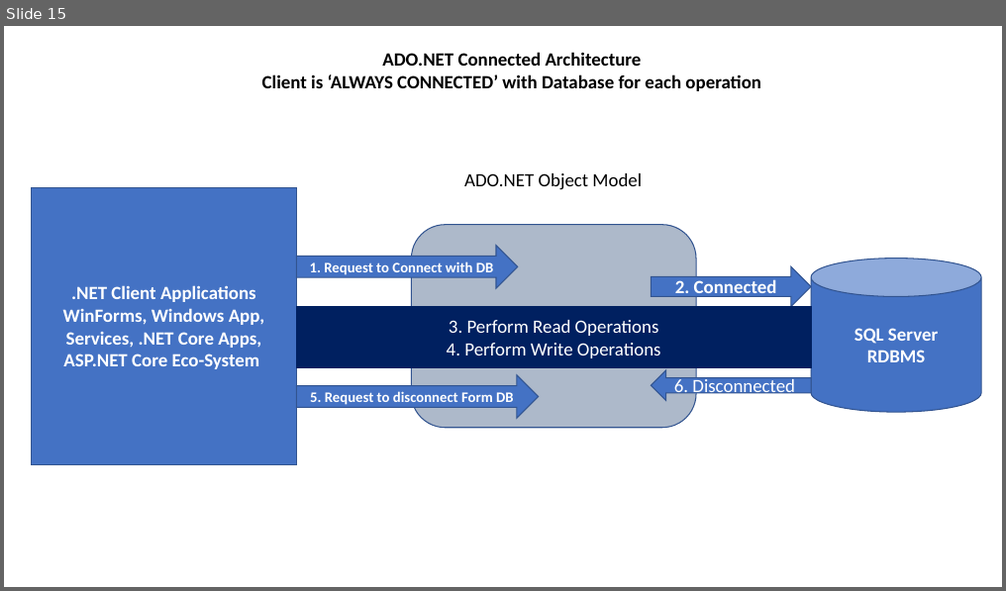
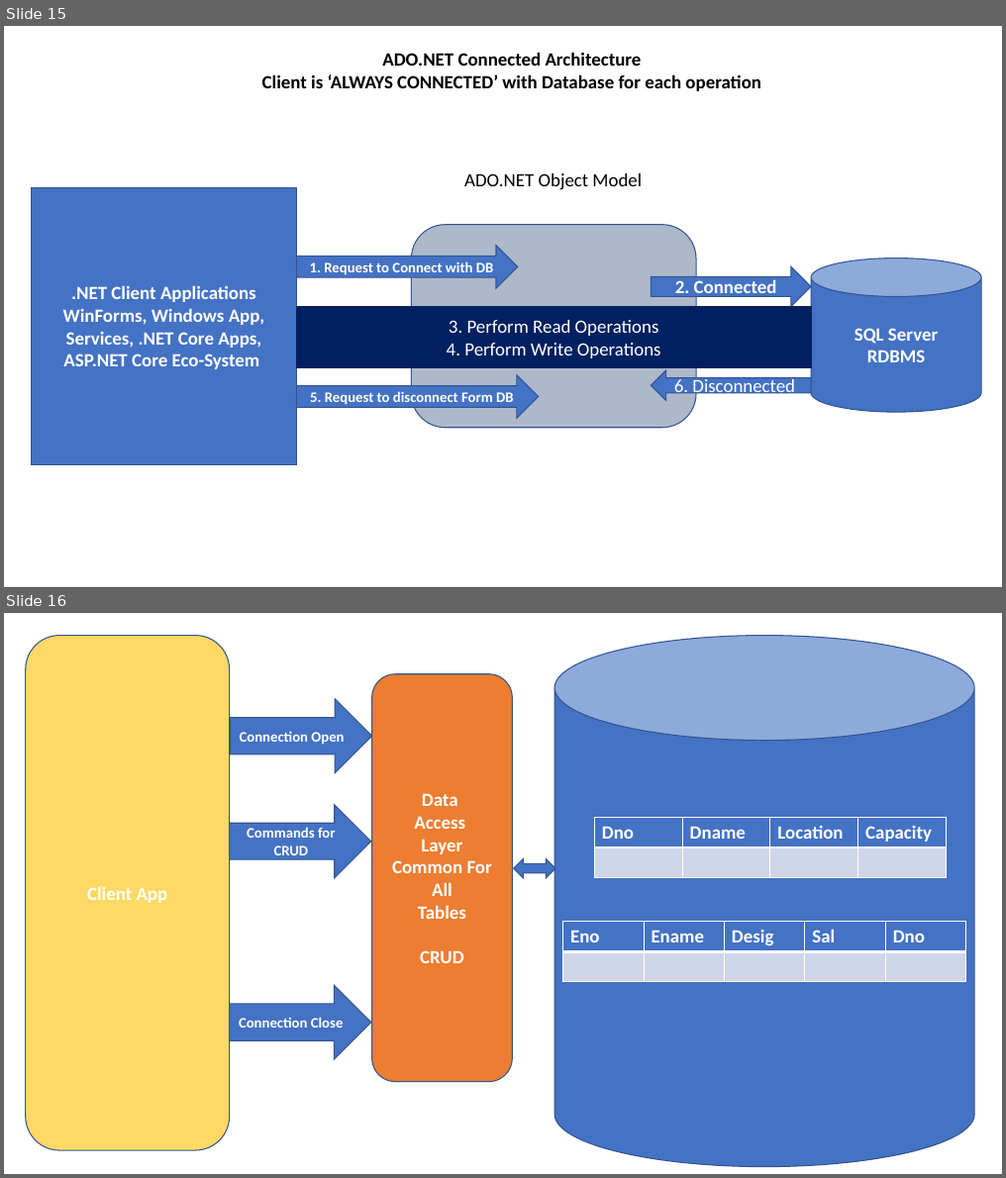
Before and after one commit to maheshsabnis/mbaspnetcore, a slide deck: mbaspnetcore6/MB_Training_Images.pptx. Shown one above the other, each under a label of ours: slide 15 before the commit, slides 15 and 16 after it. The pictures are 1006x591 and 1006x1178 pixels, drawn with LibreOffice and Linux fonts; fonts in the diff are those of the drawing. Boxes give left, top, right and bottom in pixels: in the first picture for what was removed or moved away, otherwise in the second. Text is boxed around its words. In the diff, an @@ line names an element or a change of style, - is before the commit and + after.

```diff
--- a/mbaspnetcore6/MB_Training_Images.pptx
+++ b/mbaspnetcore6/MB_Training_Images.pptx
@@ slide 16 added at bbox=[4, 613, 1002, 1174], background #FFFFFF @@
@@ rounded rectangle added at bbox=[26, 636, 230, 1152], fill #FFD966, outline #325491 1 pt, 18 pt, text #FFFFFF, bold @@
+Client App
@@ cylinder added at bbox=[555, 636, 975, 1167], fill #4472C4, outline #325491 1 pt @@
@@ right arrow added at bbox=[230, 699, 371, 773], fill #4472C4, outline #325491 1 pt, 14 pt, text #FFFFFF, bold @@
+Connection Open
@@ rounded rectangle added at bbox=[372, 674, 512, 1082], fill #ED7D31, outline #325491 1 pt, 18 pt, text #FFFFFF, bold @@
+Data
+Access
+Layer
+Common For
+All
+Tables
+CRUD
@@ right arrow added at bbox=[230, 805, 371, 878], fill #4472C4, outline #325491 1 pt, 14 pt, text #FFFFFF, bold @@
+Commands for CRUD
@@ table added at bbox=[595, 817, 945, 878], 2 rows, 4 columns @@
+Dno | Dname | Location | Capacity
+ |  |  | 
@@ left right arrow added at bbox=[514, 860, 555, 878], fill #4472C4, outline #325491 1 pt @@
@@ table added at bbox=[563, 922, 967, 982], 2 rows, 5 columns @@
+Eno | Ename | Desig | Sal | Dno
+ |  |  |  | 
@@ right arrow added at bbox=[230, 986, 371, 1059], fill #4472C4, outline #325491 1 pt, 14 pt, text #FFFFFF, bold @@
+Connection Close
```
Also in this commit, not shown: 2 other slides added, 8 other files.
